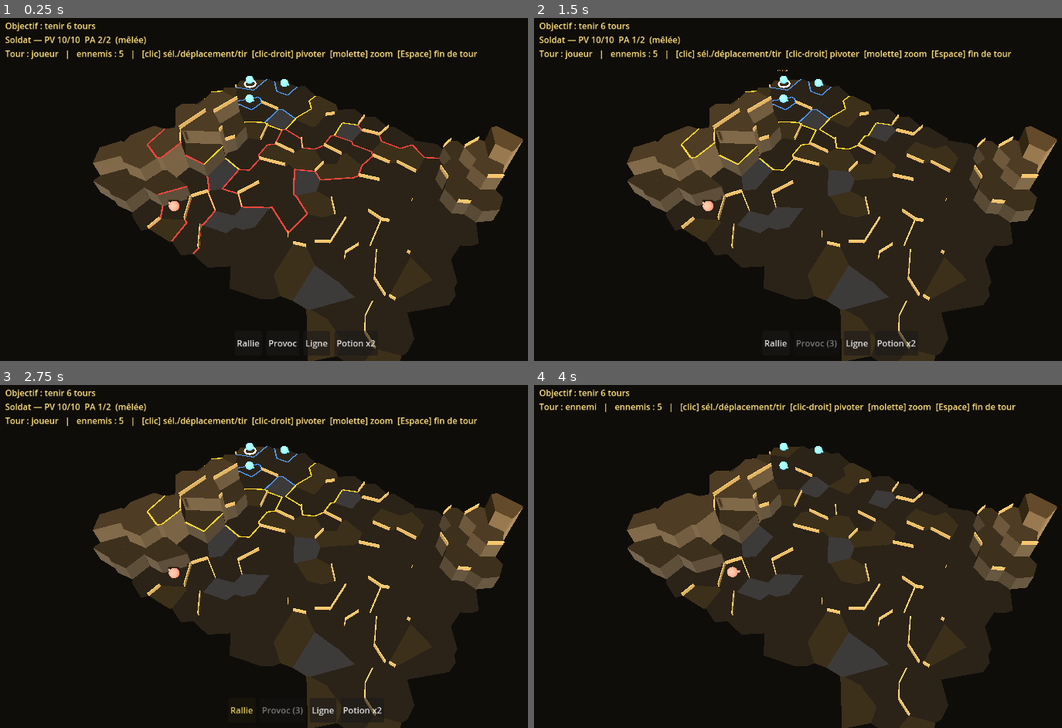
Above: before the commit, frames 1-4 (two rows, left to right).
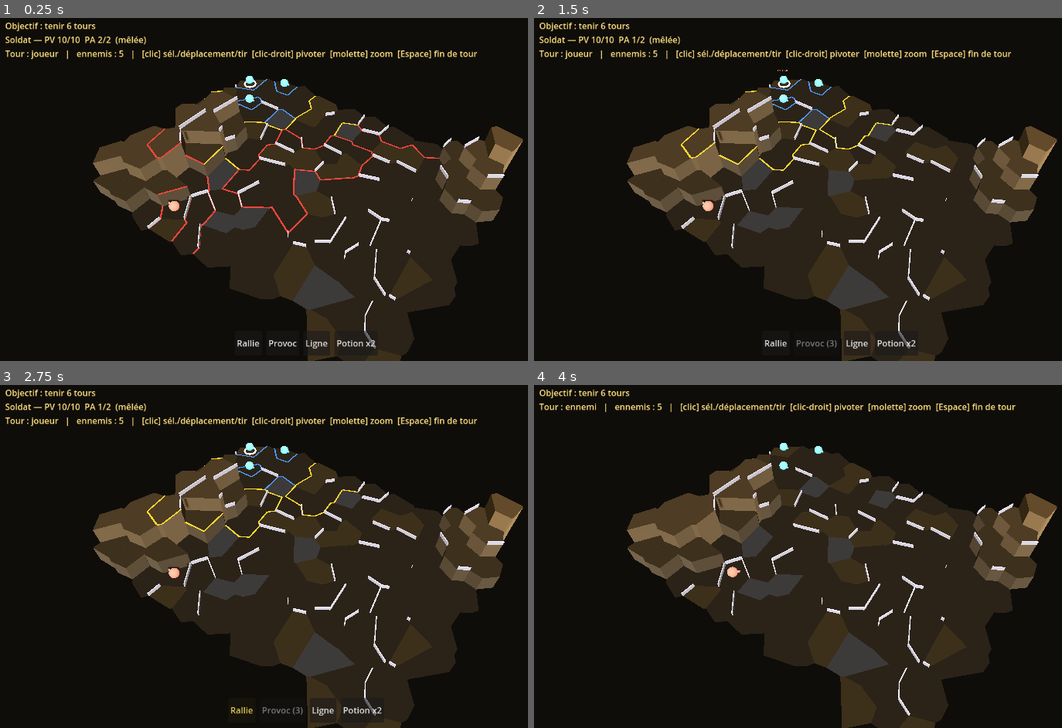
Above: after the commit, the same moments.

Repository: florentmathieu/game
Game: Godot game, scene res://scenes/Battle.tscn
Same seed, same stepped clock (60 frames per second), same inputs: the game is played once before the commit and once after it. This scene is started directly instead of the project's main scene.
Inputs (mouse positions are in pixels of both pictures, inside the frame that each line leads up to):
- Up to frame 1 (0.25 s): no input
- Up to frame 2 (1.5 s): click "Rallie" at 0.5 s; click "Provoc" at 1.25 s
- Up to frame 3 (2.75 s): click "Rallie" at 2 s
- Up to frame 4 (4 s): click "Ligne" at 2.75 s; tap Enter at 3.5 s; move the mouse to (977, 535) at 3.52 s; click (977, 535) at 3.67 s; tap Space at 3.77 s

The runs differ from the first frame. In frame 1, 1.2% of the frame differs, in the area x 27-96%, y 19-97%; in frame 2, 1.2%; in frame 3, 1.2%; in frame 4, 1.2%.

Commit message:
Godot: murets en pierre grise (ne se confondent plus avec le contour jaune)
Co-Authored-By: Claude Opus 4.8 <noreply@anthropic.com>
Claude-Session: https://claude.ai/code/session_011W5fGsCJX3Rz6FN17p17HS

Diff:
--- a/godot-port/scripts/Battle.gd
+++ b/godot-port/scripts/Battle.gd
@@ -227,7 +227,7 @@
 		var bar := MeshInstance3D.new()
 		var bm := BoxMesh.new(); bm.size = Vector3(len, 0.5, 0.12)
 		bar.mesh = bm
-		var mt := StandardMaterial3D.new(); mt.albedo_color = Color(0.62, 0.5, 0.28); mt.roughness = 0.9
+		var mt := StandardMaterial3D.new(); mt.albedo_color = Color(0.55, 0.55, 0.6); mt.roughness = 0.9   # pierre grise (≠ contour jaune)
 		bar.material_override = mt
 		bar.position = Vector3(midp.x, top, midp.y)
 		bar.rotation.y = -atan2(p1.y - p0.y, p1.x - p0.x)
Not shown, changed: docs/godot/index.html
Not shown, changed: docs/godot/index.pck
